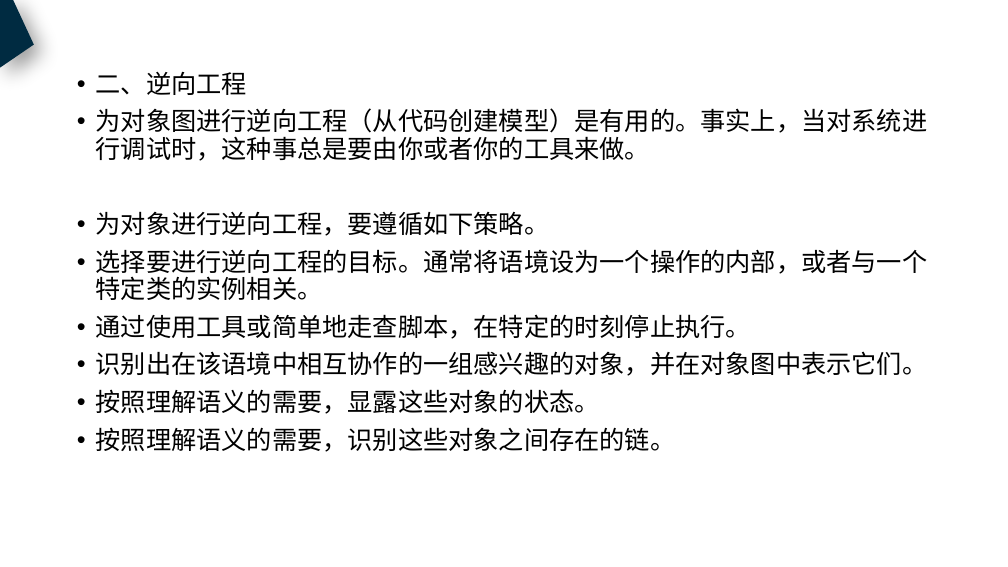
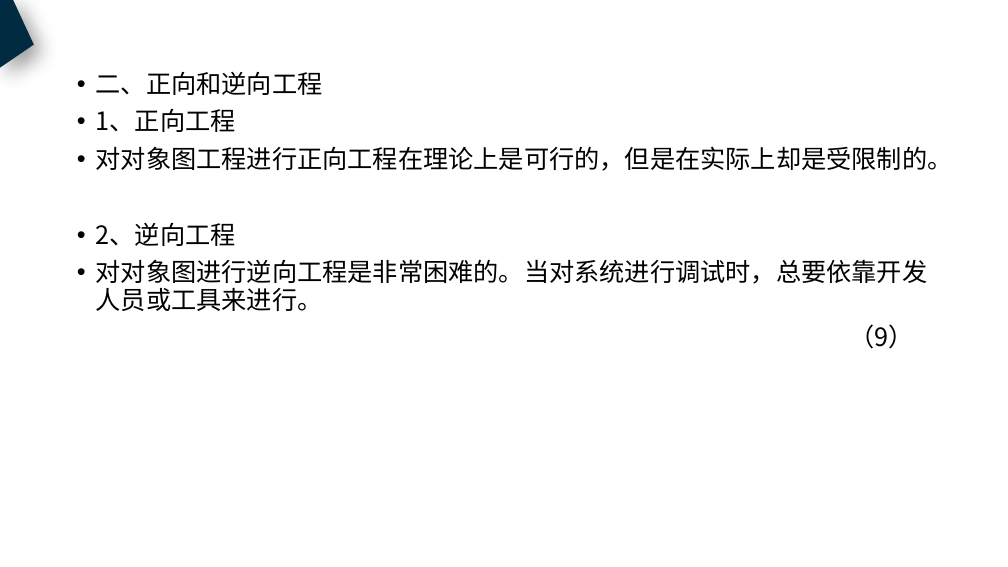
Before and after one commit to PRD2018-G18/PRD2018, a slide deck: slide 13 of 非受控文档/过程文档/UML基础3/UML基础3.pptx (slide 12 before the commit). Drawn at 1008x567 pixels with LibreOffice and Linux fonts; fonts in the diff are those of the drawing. Boxes give left, top, right and bottom in pixels: in the first picture for what was removed or moved away, otherwise in the second. Text is boxed around its words. In the diff, an @@ line names an element or a change of style, - is before the commit and + after.

```diff
--- a/非受控文档/过程文档/UML基础3/UML基础3.pptx
+++ b/非受控文档/过程文档/UML基础3/UML基础3.pptx
@@ text at [96,72,953,349]: text changed @@
-• 二、逆向工程
-• 为对象图进行逆向工程（从代码创建模型）是有用的。事实上，当对系统进行调试时，这种事总是要由你或者你的工具来做。
-• 为对象进行逆向工程，要遵循如下策略。
-• 选择要进行逆向工程的目标。通常将语境设为一个操作的内部，或者与一个特定类的实例相关。
-• 通过使用工具或简单地走查脚本，在特定的时刻停止执行。
-• 识别出在该语境中相互协作的一组感兴趣的对象，并在对象图中表示它们。
-• 按照理解语义的需要，显露这些对象的状态。
-• 按照理解语义的需要，识别这些对象之间存在的链。
+• 二、正向和逆向工程
+• 1、正向工程
+• 对对象图工程进行正向工程在理论上是可行的，但是在实际上却是受限制的。
+• 2、逆向工程
+• 对对象图进行逆向工程是非常困难的。当对系统进行调试时，总要依靠开发人员或工具来进行。
+（9）
```
Also in this commit, not shown: 23 other slides changed, 1 slide added, 1 slide removed, 1 other file.
